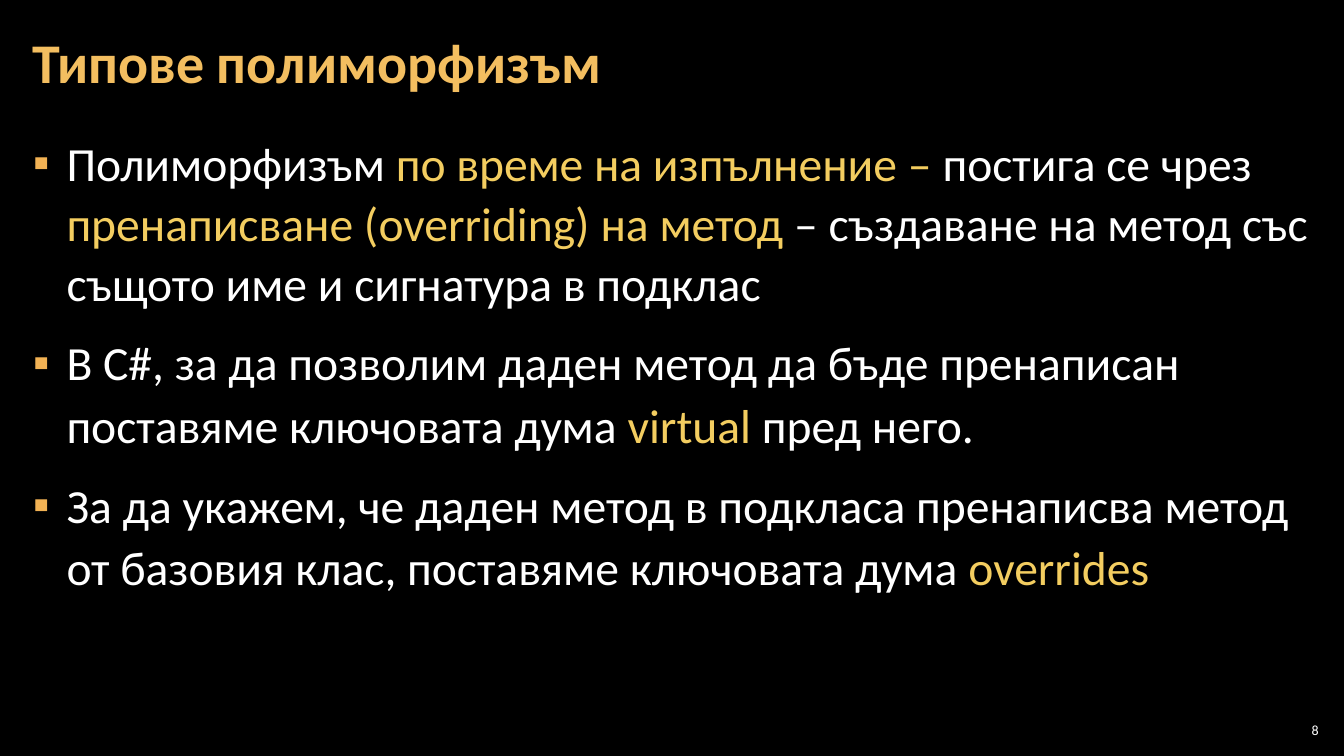
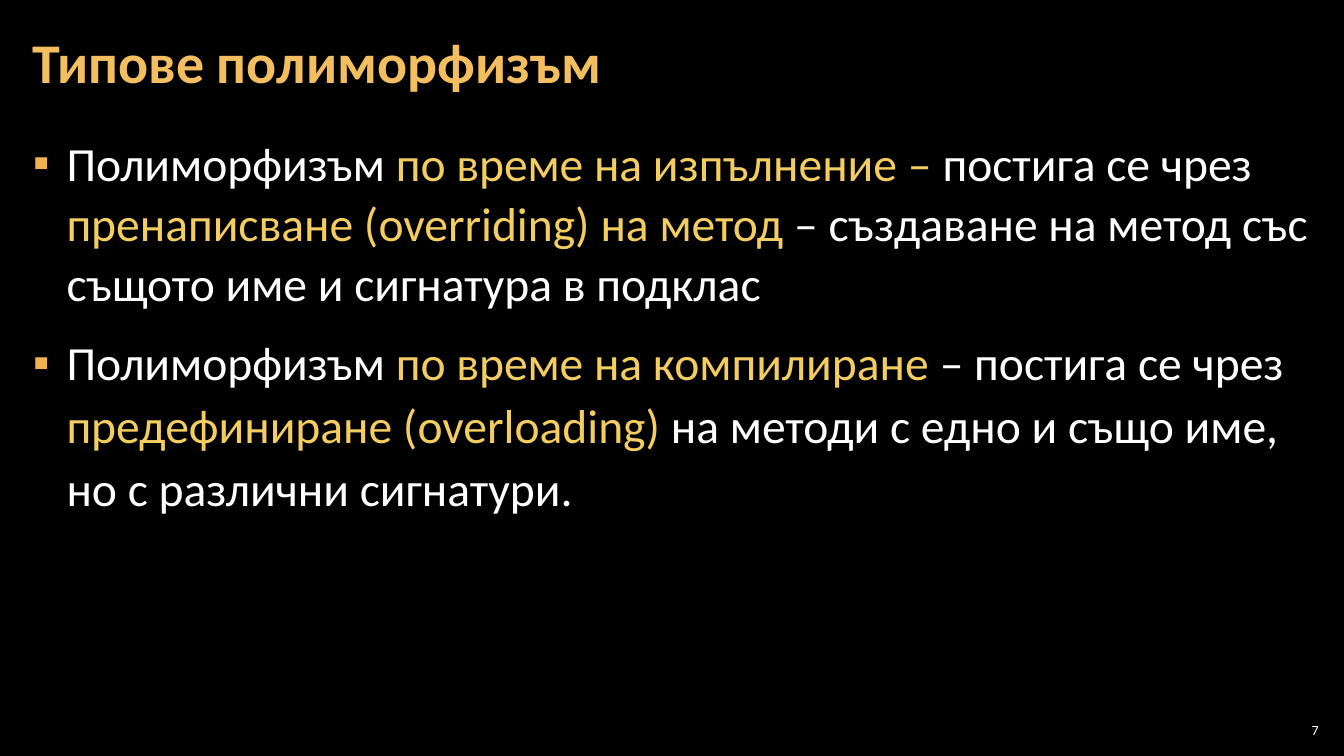
Before and after one commit to BG-IT-Edu/Free-Content, a slide deck: slide 7 of dmanolov/Информатика 11 клас, ПП (C#)/М1.Обектно-ориентирано проектиране и програмиране/06.Полиморфизъм/06.Полиморфизъм.pptx (slide 8 before the commit). Drawn at 1344x756 pixels with LibreOffice and Linux fonts; fonts in the diff are those of the drawing; background and template pictures are left out. Boxes give left, top, right and bottom in pixels: in the first picture for what was removed or moved away, otherwise in the second. Text is boxed around its words. In the diff, an @@ line names an element or a change of style, - is before the commit and + after.

```diff
--- a/dmanolov/Информатика 11 клас, ПП (C#)/М1.Обектно-ориентирано проектиране и програмиране/06.Полиморфизъм/06.Полиморфизъм.pptx
+++ b/dmanolov/Информатика 11 клас, ПП (C#)/М1.Обектно-ориентирано проектиране и програмиране/06.Полиморфизъм/06.Полиморфизъм.pptx
@@ text at bbox=[67, 348, 1283, 514]: text changed @@
-▪ В C#, за да позволим даден метод да бъде пренаписан поставяме ключовата дума virtual пред него.
-▪ За да укажем, че даден метод в подкласа пренаписва метод от базовия клас, поставяме ключовата дума overrides
+▪ Полиморфизъм по време на компилиране – постига се чрез предефиниране (overloading) на методи с едно и също име, но с различни сигнатури.
@@ page number at bbox=[1312, 726, 1319, 735]: text changed @@
-8
+7
```
Also in this commit, not shown: 9 other slides changed, 2 slides added, 6 slides removed, 1 other file.
